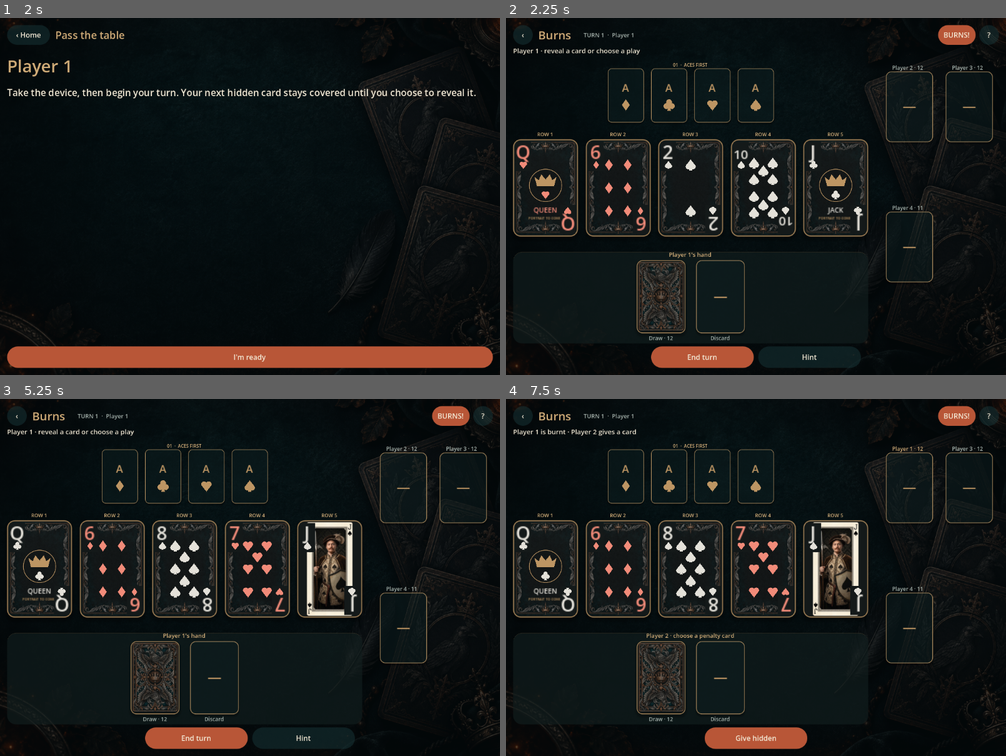
Above: before the commit, frames 1-4 (two rows, left to right).
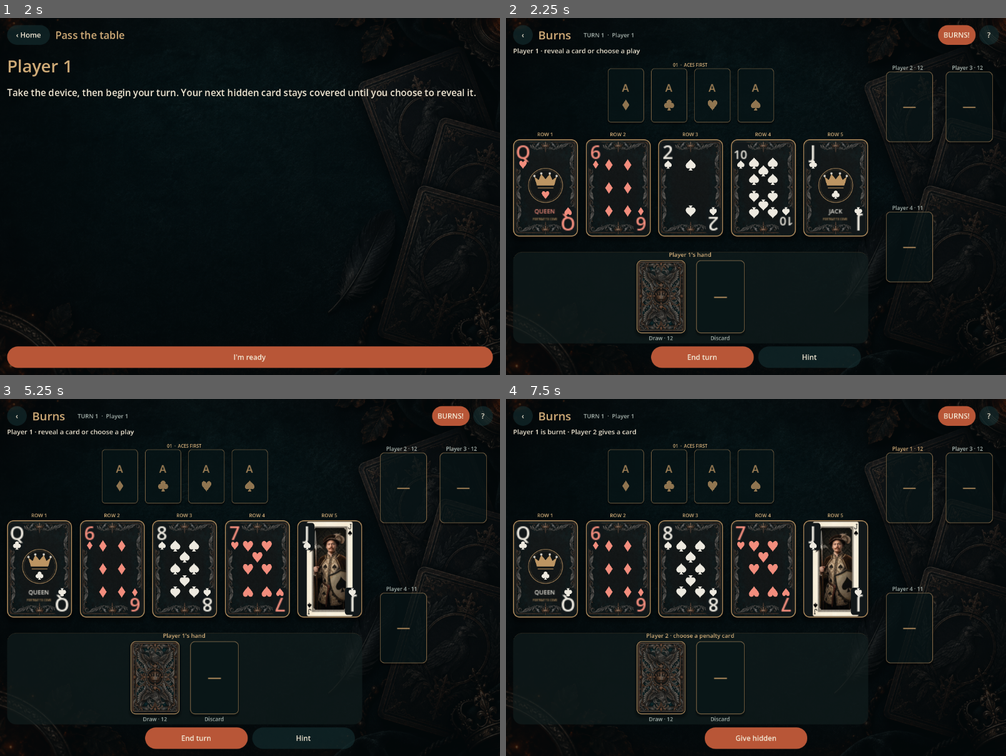
Above: after the commit, the same moments.

Repository: PatGuettler/burns
Game: Godot game, scene res://scenes/main.tscn
Two runs of this game, one before a commit and one after it. Both use one fixed random seed, a clock stepped at 60 frames per second and the inputs below.
Inputs:
- Up to frame 1 (2 s): click "Pass & play >" at 0.5 s; click "Deal a new game" at 1.25 s
- Up to frame 2 (2.25 s): click "I'm ready" at 2 s
- Up to frame 3 (5.25 s): click "‹" at 2.75 s; click "Pass & play >" at 3.5 s; click "Deal a new game" at 4.25 s; click "I'm ready" at 5 s
- Up to frame 4 (7.5 s): click "BURNS!" at 5.75 s; click "Player 1" at 6.5 s; click "Continue to the table" at 7.25 s

Frame 1 is identical in both runs. In frame 2, 2.9% of the frame differs, in the area x 1-98%, y 14-89%; in frame 3, 2.8%; in frame 4, 2.8%.

Commit message:
Refine card engraving, suit curves, and portrait presentation

Diff:
--- a/scripts/card_view.gd
+++ b/scripts/card_view.gd
@@ -1,19 +1,23 @@
 class_name BurnsCardView
 extends Control
-## Engraved raster frames with resolution-independent, font-free suit pips.
+## Original engraved art, fitted portraits, and smooth, font-independent suit pips.
 
 var card_id: int = 0
 var face_down := false
 var empty_slot := false
 var compact := false
+## Portrait inspection never places gameplay indices over the supplied image.
+var artwork_only := false
 var slot_suit := -1
 var slot_text := ""
 var highlighted := false
 var focused := false
 var hovered := false
-const INK := Color("e4e1d9")
-const RED := Color("f18b79")
+const INK := Color("ede9df")
+const RED := Color("f28d7d")
 const COPPER := Color("bd9563")
+const BASE_SIZE := Vector2(76, 114)
+const SUIT_SHAPES := [0, 1, 4, 3]
 
 func _ready() -> void:
 	texture_filter = CanvasItem.TEXTURE_FILTER_LINEAR_WITH_MIPMAPS
@@ -25,115 +29,146 @@
 	if compact:
 		_draw_compact()
 		return
-	draw_set_transform(Vector2.ZERO, 0, size / Vector2(76, 114))
-	var card_size := Vector2(76, 114)
-	var rect := Rect2(Vector2.ZERO, card_size)
-	var style := StyleBoxFlat.new()
-	style.bg_color = Color("141919")
-	if empty_slot: style.bg_color = Color(0.08, 0.18, 0.19, 0.32)
-	if hovered and not empty_slot: style.bg_color = style.bg_color.lightened(0.06)
-	style.border_color = Color("ffe1a0") if highlighted or focused else COPPER
-	style.set_border_width_all(3 if highlighted or focused else 1)
-	style.set_corner_radius_all(8)
-	style.shadow_color = Color(0, 0, 0, 0.25)
-	style.shadow_size = 2 if empty_slot else 4
+	draw_set_transform(Vector2.ZERO, 0, size / BASE_SIZE)
+	var rect := Rect2(Vector2.ZERO, BASE_SIZE)
+	var accent := Color("ffe2a9") if highlighted or focused else COPPER
+	if highlighted or focused:
+		var glow := _panel(Color(0.91, 0.7, 0.36, 0.12), Color(0.98, 0.79, 0.43, 0.38), 9, 1)
+		glow.shadow_color = Color(0.91, 0.7, 0.36, 0.2)
+		glow.shadow_size = 5
+		draw_style_box(glow, rect.grow(2))
+	var style := _panel(Color("111719"), accent, 7, 2 if highlighted or focused else 1)
+	if empty_slot:
+		style.bg_color = Color(0.04, 0.11, 0.12, 0.5)
+		style.border_color = Color(accent, 0.64)
+	elif hovered:
+		style.border_color = Color("e2c698")
+	style.shadow_color = Color(0, 0, 0, 0.32)
+	style.shadow_size = 2 if empty_slot else 5
 	style.shadow_offset = Vector2(0, 3)
 	draw_style_box(style, rect)
 	if empty_slot:
-		draw_string(ThemeDB.fallback_font, Vector2(0, 49 if slot_suit >= 0 else 64), slot_text, HORIZONTAL_ALIGNMENT_CENTER, 76, 22, COPPER)
-		if slot_suit >= 0: _draw_suit([0, 1, 4, 3][slot_suit], Vector2(38, 77), 12, COPPER)
+		_draw_empty()
 		return
 	if face_down:
-		_draw_card_texture(BurnsDeckArt.BACK, rect.grow(-2))
+		_draw_card_texture(BurnsDeckArt.BACK, rect.grow(-1.5))
 		return
 	var portrait := BurnsDeckArt.portrait(card_id)
 	if portrait:
-		# Preserve the supplied composition and the person's proportions exactly.
-		var fitted := portrait.get_size() * minf(72.0 / portrait.get_width(), 110.0 / portrait.get_height())
-		draw_texture_rect(portrait, Rect2((card_size - fitted) / 2, fitted), false)
+		# The complete source image stays at its native aspect ratio, including its frame.
+		var fitted := portrait.get_size() * minf(73.0 / portrait.get_width(), 111.0 / portrait.get_height())
+		draw_texture_rect(portrait, Rect2((BASE_SIZE - fitted) / 2, fitted), false)
 	else:
-		_draw_card_texture(BurnsDeckArt.FACE, rect.grow(-2))
+		_draw_card_texture(BurnsDeckArt.FACE, rect.grow(-1.5))
 	var suit := BurnsDeck.suit_of(card_id)
 	var color := RED if suit in BurnsDeck.RED_SUITS else INK
 	var rank := BurnsDeck.rank_of(card_id)
 	if not portrait:
 		if rank <= 10:
+			if rank == 1:
+				draw_arc(Vector2(38, 57), 20.5, 0, TAU, 96, Color(COPPER, 0.7), 0.5, true)
+				draw_arc(Vector2(38, 57), 22, 0.1, PI - 0.1, 48, Color(COPPER, 0.3), 0.5, true)
+				draw_arc(Vector2(38, 57), 22, PI + 0.1, TAU - 0.1, 48, Color(COPPER, 0.3), 0.5, true)
 			for pip in BurnsDeckArt.pip_positions(rank):
-				_draw_suit([0, 1, 4, 3][suit], pip, 16 if rank == 1 else 6.5, color)
+				# The lower half is inverted just like a traditional double-ended deck.
+				_draw_suit(SUIT_SHAPES[suit], pip, 14 if rank == 1 else 6.3, color, pip.y > 57)
 		else:
 			_draw_portrait_placeholder(rank, suit, color)
-	if portrait and size.x >= 160: return # Gallery shows the complete supplied art untouched.
-	# Opaque index gutters keep ranks legible on phones and stacked rows.
+	if portrait and (artwork_only or size.x >= 160): return
+	_draw_indices(color, suit)
+
+func _draw_empty() -> void:
+	var baseline := 49.0 if slot_suit >= 0 else 64.0
+	draw_string(_font(), Vector2(0, baseline), slot_text, HORIZONTAL_ALIGNMENT_CENTER, 76, 22, Color(COPPER, 0.85))
+	if slot_suit >= 0:
+		_draw_suit(SUIT_SHAPES[slot_suit], Vector2(38, 77), 11, Color(COPPER, 0.75))
+
+func _draw_indices(color: Color, suit: int) -> void:
+	# Small rounded index insets leave the engraved frame visible around the card.
 	for flipped in [false, true]:
-		draw_set_transform(size if flipped else Vector2.ZERO, PI if flipped else 0.0, size / card_size)
-		draw_rect(Rect2(3, 3, 18, 34), Color("141919"))
+		draw_set_transform(size if flipped else Vector2.ZERO, PI if flipped else 0.0, size / BASE_SIZE)
+		var inset := _panel(Color("111719"), Color.TRANSPARENT, 3, 0)
+		draw_style_box(inset, Rect2(3, 3, 17, 32))
 		var rank_label := BurnsDeck.rank_text(card_id)
 		var rank_size := 22
-		while ThemeDB.fallback_font.get_string_size(rank_label, HORIZONTAL_ALIGNMENT_LEFT, -1, rank_size).x > 18:
+		while _font().get_string_size(rank_label, HORIZONTAL_ALIGNMENT_LEFT, -1, rank_size).x > 17:
 			rank_size -= 1
-		draw_string(ThemeDB.fallback_font, Vector2(3, 23), rank_label, HORIZONTAL_ALIGNMENT_CENTER, 18, rank_size, color)
-		_draw_suit([0, 1, 4, 3][suit], Vector2(12, 30), 4.7, color)
+		draw_string(_font(), Vector2(3, 23), rank_label, HORIZONTAL_ALIGNMENT_CENTER, 17, rank_size, color)
+		_draw_suit(SUIT_SHAPES[suit], Vector2(11.5, 29.5), 4.6, color)
 
 func _draw_portrait_placeholder(rank: int, suit: int, color: Color) -> void:
-	# Deliberately no invented person: the owner supplies every court portrait.
-	draw_arc(Vector2(38, 54), 19, 0, TAU, 64, COPPER, 0.6, true)
-	var crown := PackedVector2Array([Vector2(25, 44), Vector2(30, 48), Vector2(33, 41), Vector2(38, 47), Vector2(43, 41), Vector2(46, 48), Vector2(51, 44), Vector2(48, 55), Vector2(28, 55)])
-	draw_colored_polygon(crown, COPPER)
-	_draw_suit([0, 1, 4, 3][suit], Vector2(38, 65), 5, color)
+	# A deliberate court seal until the owner supplies the remaining portraits.
+	var center := Vector2(38, 54)
+	draw_arc(center, 20, 0, TAU, 96, Color(COPPER, 0.8), 0.7, true)
+	draw_arc(center, 18.3, 0, TAU, 96, Color(COPPER, 0.3), 0.4, true)
+	var crown := PackedVector2Array([Vector2(25, 44), Vector2(30, 48), Vector2(33, 41), Vector2(38, 47), Vector2(43, 41), Vector2(46, 48), Vector2(51, 44), Vector2(48, 54), Vector2(28, 54)])
+	_fill_smooth(crown, COPPER)
+	draw_line(Vector2(29, 57), Vector2(47, 57), Color(COPPER, 0.8), 0.75, true)
+	for point in [Vector2(25, 43), Vector2(33, 40), Vector2(43, 40), Vector2(51, 43)]:
+		draw_circle(point, 0.9, INK, true, -1, true)
+	_draw_suit(SUIT_SHAPES[suit], Vector2(38, 65), 4.6, color)
 	var title: String = {11: "JACK", 12: "QUEEN", 13: "KING"}[rank]
-	draw_string(ThemeDB.fallback_font, Vector2(0, 86), title, HORIZONTAL_ALIGNMENT_CENTER, 76, 8, color)
-	draw_string(ThemeDB.fallback_font, Vector2(0, 94), "PORTRAIT TO COME", HORIZONTAL_ALIGNMENT_CENTER, 76, 4, COPPER)
+	draw_string(_font(), Vector2(21, 87), title, HORIZONTAL_ALIGNMENT_CENTER, 34, 7, color)
+	if size.x >= 130:
+		draw_string(_font(), Vector2(17, 95), "PORTRAIT TO COME", HORIZONTAL_ALIGNMENT_CENTER, 42, 3, COPPER)
 
-func _draw_suit(suit: int, center: Vector2, radius: float, color: Color) -> void:
-	match suit:
-		0:
-			draw_colored_polygon(PackedVector2Array([center + Vector2(0, -radius), center + Vector2(radius * 0.7, 0), center + Vector2(0, radius), center + Vector2(-radius * 0.7, 0)]), color)
-		1:
-			for offset in [Vector2(0, -0.5), Vector2(-0.48, 0.2), Vector2(0.48, 0.2)]:
-				draw_circle(center + offset * radius, radius * 0.5, color)
-			draw_colored_polygon(PackedVector2Array([center, center + Vector2(-radius * 0.35, radius), center + Vector2(radius * 0.35, radius)]), color)
-		2:
-			draw_circle(center + Vector2(-radius * 0.48, radius * 0.35), radius * 0.46, color)
-			draw_circle(center + Vector2(radius * 0.48, radius * 0.48), radius * 0.46, color)
-			draw_polyline(PackedVector2Array([center + Vector2(-radius * 0.48, radius * 0.2), center + Vector2(radius * 0.18, -radius), center + Vector2(radius * 0.48, radius * 0.2)]), color, maxf(1, radius * 0.09), true)
-		3, 4:
-			var direction := -1.0 if suit == 3 else 1.0
-			draw_circle(center + Vector2(-radius * 0.4, -radius * 0.3 * direction), radius * 0.5, color)
-			draw_circle(center + Vector2(radius * 0.4, -radius * 0.3 * direction), radius * 0.5, color)
-			draw_colored_polygon(PackedVector2Array([center + Vector2(-radius * 0.86, -radius * 0.1 * direction), center + Vector2(radius * 0.86, -radius * 0.1 * direction), center + Vector2(0, radius * direction)]), color)
-			if suit == 3:
-				draw_colored_polygon(PackedVector2Array([center, center + Vector2(-radius * 0.3, radius), center + Vector2(radius * 0.3, radius)]), color)
-		5:
-			draw_rect(Rect2(center - Vector2.ONE * radius * 0.8, Vector2.ONE * radius * 1.6), color, false, maxf(1, radius * 0.12))
-			for offset in [Vector2.ZERO, Vector2(-0.4, -0.4), Vector2(0.4, -0.4), Vector2(-0.4, 0.4), Vector2(0.4, 0.4)]:
-				draw_circle(center + offset * radius, radius * 0.12, color)
+func _draw_suit(suit: int, center: Vector2, radius: float, color: Color, inverted := false) -> void:
+	var rotation := -1.0 if inverted else 1.0
+	var points := BurnsDeckArt.suit_outline(suit)
+	if not points.is_empty():
+		var transformed := PackedVector2Array()
+		for point in points:
+			transformed.append(center + point * radius * rotation)
+		_fill_smooth(transformed, color)
+
+func _fill_smooth(points: PackedVector2Array, color: Color) -> void:
+	draw_colored_polygon(points, color)
+	# Canvas polygons lack edge antialiasing; a matching fine contour smooths them
+	# at phone scale without relying on the viewport's MSAA or font suit glyphs.
+	var contour := points.duplicate()
+	contour.append(points[0])
+	draw_polyline(contour, color, 0.35, true)
 
 func _draw_compact() -> void:
 	draw_set_transform(Vector2.ZERO, 0, size / Vector2(110, 48))
-	var style := StyleBoxFlat.new()
-	style.bg_color = Color("172224") if empty_slot else Color("141919")
-	style.set_corner_radius_all(24)
-	style.border_color = COPPER
-	style.set_border_width_all(2 if highlighted or focused else 0)
+	var active := highlighted or focused
+	var style := _panel(Color("122022") if empty_slot else Color("111719"), Color("ffe2a9") if active else Color(COPPER, 0.36), 15, 2 if active else 1)
+	if hovered: style.border_color = COPPER
+	style.shadow_color = Color(0, 0, 0, 0.18)
+	style.shadow_size = 3
+	style.shadow_offset = Vector2(0, 2)
 	draw_style_box(style, Rect2(0, 0, 110, 48))
 	if empty_slot:
-		draw_string(ThemeDB.fallback_font, Vector2(0, 32), "+ / -", HORIZONTAL_ALIGNMENT_CENTER, 110, 20, COPPER)
+		draw_string(_font(), Vector2(0, 31), "—", HORIZONTAL_ALIGNMENT_CENTER, 110, 20, Color(COPPER, 0.7))
 	else:
 		var suit := BurnsDeck.suit_of(card_id)
 		var color := RED if suit in BurnsDeck.RED_SUITS else INK
-		draw_string(ThemeDB.fallback_font, Vector2(23, 33), BurnsDeck.rank_text(card_id), HORIZONTAL_ALIGNMENT_LEFT, -1, 24, color)
-		_draw_suit([0, 1, 4, 3][suit], Vector2(79, 24), 12, color)
+		draw_string(_font(), Vector2(22, 33), BurnsDeck.rank_text(card_id), HORIZONTAL_ALIGNMENT_LEFT, -1, 24, color)
+		_draw_suit(SUIT_SHAPES[suit], Vector2(79, 24), 11, color)
 
 func _draw_card_texture(texture: Texture2D, rect: Rect2) -> void:
-	# Rounded mesh clips the raster's outside corners without changing the source asset.
+	# Rounded mesh clips only the template's white outer corners.
 	var vertices := PackedVector2Array()
 	var uv := PackedVector2Array()
-	var radius := 6.0
+	var radius := 5.5
 	var centers := [rect.position + Vector2(radius, radius), Vector2(rect.end.x - radius, rect.position.y + radius), rect.end - Vector2(radius, radius), Vector2(rect.position.x + radius, rect.end.y - radius)]
 	for corner in range(4):
-		for step in range(9):
-			var angle := PI + corner * PI / 2 + step * PI / 16
+		for step in range(13):
+			var angle := PI + corner * PI / 2 + step * PI / 24
 			var point: Vector2 = centers[corner] + Vector2.from_angle(angle) * radius
 			vertices.append(point)
 			uv.append((point - rect.position) / rect.size)
 	draw_polygon(vertices, PackedColorArray([Color.WHITE]), uv, texture)
+
+func _font() -> Font:
+	return get_theme_font("font", "Label")
+
+func _panel(fill: Color, border: Color, radius: int, width: int) -> StyleBoxFlat:
+	var panel := StyleBoxFlat.new()
+	panel.bg_color = fill
+	panel.border_color = border
+	panel.set_border_width_all(width)
+	panel.set_corner_radius_all(radius)
+	panel.anti_aliasing = true
+	panel.anti_aliasing_size = 0.6
+	return panel
--- a/scripts/deck_art.gd
+++ b/scripts/deck_art.gd
@@ -24,3 +24,46 @@
 		8: result.append_array([Vector2(38, 43), Vector2(38, 71)])
 		10: result.append_array([Vector2(38, 37), Vector2(38, 77)])
 	return result
+
+static var _suit_cache: Dictionary = {}
+
+static func suit_outline(shape: int) -> PackedVector2Array:
+	if _suit_cache.has(shape): return _suit_cache[shape]
+	var points := PackedVector2Array()
+	match shape:
+		0: # Diamond, deliberately narrower than the rounded suits.
+			points = PackedVector2Array([Vector2(0, -1), Vector2(0.66, 0), Vector2(0, 1), Vector2(-0.66, 0)])
+		1: # Club: a continuous trefoil silhouette avoids seams between circles.
+			points.append(Vector2(-0.32, 1))
+			_curve(points, Vector2(-0.2, 0.84), Vector2(-0.14, 0.64), Vector2(-0.13, 0.45))
+			_curve(points, Vector2(-0.5, 0.79), Vector2(-0.98, 0.48), Vector2(-0.94, 0.06))
+			_curve(points, Vector2(-0.91, -0.35), Vector2(-0.44, -0.53), Vector2(-0.25, -0.28))
+			_curve(points, Vector2(-0.65, -0.62), Vector2(-0.34, -1), Vector2(0, -1))
+			_curve(points, Vector2(0.34, -1), Vector2(0.65, -0.62), Vector2(0.25, -0.28))
+			_curve(points, Vector2(0.44, -0.53), Vector2(0.91, -0.35), Vector2(0.94, 0.06))
+			_curve(points, Vector2(0.98, 0.48), Vector2(0.5, 0.79), Vector2(0.13, 0.45))
+			_curve(points, Vector2(0.14, 0.64), Vector2(0.2, 0.84), Vector2(0.32, 1))
+		3: # Spade: tapered shoulder, curved lobes, flared stem.
+			points.append(Vector2(0, -1))
+			_curve(points, Vector2(-0.21, -0.66), Vector2(-0.9, -0.26), Vector2(-0.89, 0.1))
+			_curve(points, Vector2(-0.92, 0.62), Vector2(-0.34, 0.77), Vector2(-0.12, 0.48))
+			_curve(points, Vector2(-0.13, 0.73), Vector2(-0.23, 0.9), Vector2(-0.32, 1))
+			points.append(Vector2(0.32, 1))
+			_curve(points, Vector2(0.23, 0.9), Vector2(0.13, 0.73), Vector2(0.12, 0.48))
+			_curve(points, Vector2(0.34, 0.77), Vector2(0.92, 0.62), Vector2(0.89, 0.1))
+			_curve(points, Vector2(0.9, -0.26), Vector2(0.21, -0.66), Vector2(0, -1))
+		4: # Heart: continuous Bezier lobes and a clean lower point.
+			points.append(Vector2(0, 1))
+			_curve(points, Vector2(-0.2, 0.65), Vector2(-0.9, 0.05), Vector2(-0.9, -0.35))
+			_curve(points, Vector2(-0.9, -1), Vector2(-0.25, -1.1), Vector2(0, -0.47))
+			_curve(points, Vector2(0.25, -1.1), Vector2(0.9, -1), Vector2(0.9, -0.35))
+			_curve(points, Vector2(0.9, 0.05), Vector2(0.2, 0.65), Vector2(0, 1))
+	# Duplicate endpoints make triangulation less reliable at small scales.
+	if points.size() > 1 and points[-1].is_equal_approx(points[0]): points.resize(points.size() - 1)
+	_suit_cache[shape] = points
+	return points
+
+static func _curve(points: PackedVector2Array, first: Vector2, second: Vector2, end: Vector2) -> void:
+	var start := points[-1]
+	for step in range(1, 13):
+		points.append(start.bezier_interpolate(first, second, end, float(step) / 12.0))
